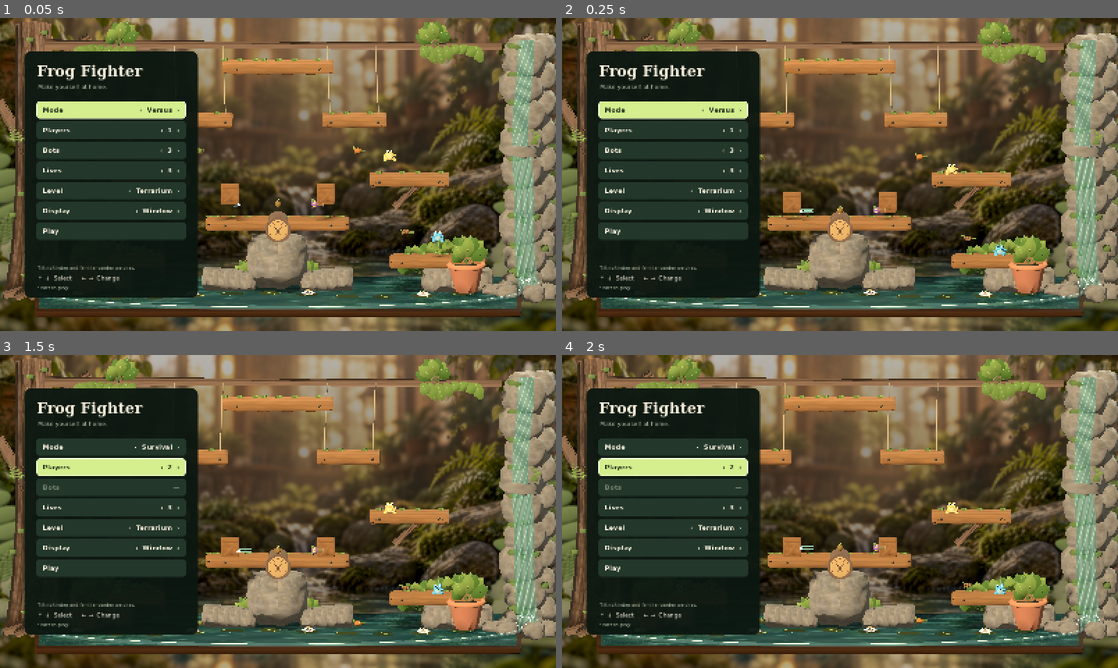
Above: before the commit, frames 1-4 (two rows, left to right).
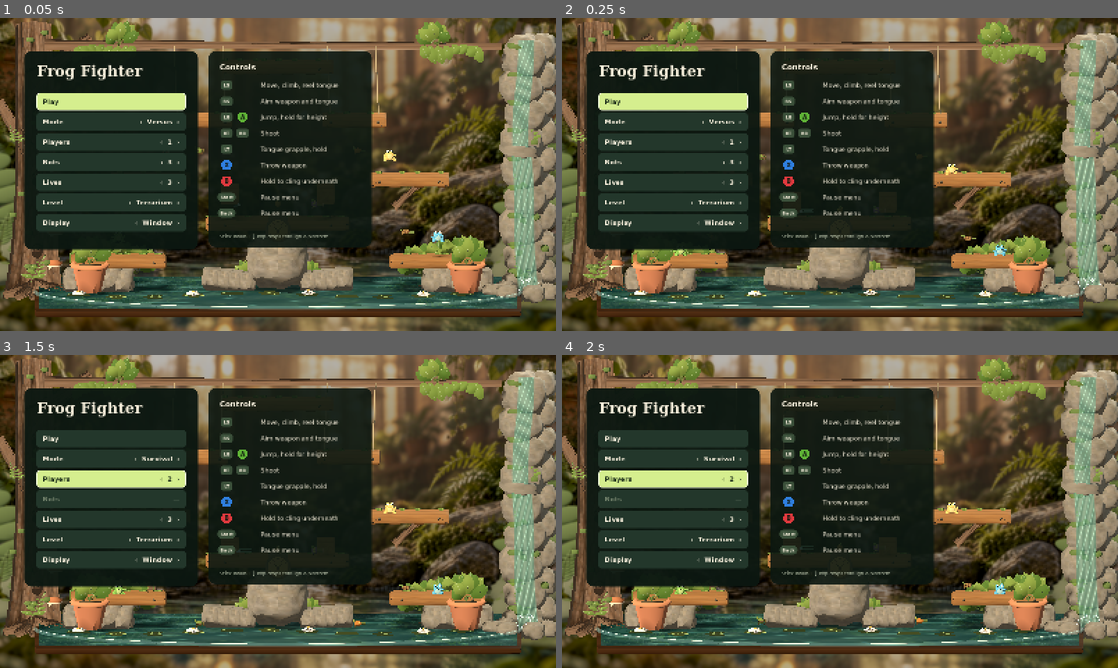
Above: after the commit, the same moments.

Repository: joepio/frog-fighter
Game: Godot game, scene res://main.tscn
Two runs of this game, one before a commit and one after it. Both use one fixed random seed, a clock stepped at 60 frames per second and the inputs below. Sound files missing from this copy of the repository are replaced by a short silence.
Inputs:
- Up to frame 1 (0.05 s): no input
- Up to frame 2 (0.25 s): no input
- Up to frame 3 (1.5 s): click "Mode" at 0.5 s; click "Players" at 1.25 s
- Up to frame 4 (2 s): no input

The runs differ from the first frame. In frame 1, 27% of the frame differs, in the area x 4-67%, y 10-90%; in frame 2, 27%; in frame 3, 28%; in frame 4, 28%.

Commit message:
Pause menu: title, round actions on top, controller legend
The menu now shows only the Frog Fighter title and its settings. Resume
and New match/Start new round sit at the top; the paused subtitle, arena
description and button hints are gone. A side panel lists what each
controller button does, with Xbox face-button colours.

Co-Authored-By: Claude Opus 5.5 (1M context) <noreply@anthropic.com>
Claude-Session: https://claude.ai/code/session_0111FP7DWgx96tHAyUPaJNjX

Diff:
--- a/src/hud.gd
+++ b/src/hud.gd
@@ -39,19 +39,13 @@
 		return
 	if game.in_menu:
 		if game.bridge.launched_by_daemon:
-			panel(Rect2(470,130,660,650),Color(.045,.09,.065,.96),22)
-			centered("Paused",Vector2(800,190),38,CREAM,serif)
-			centered("Map, mode and lives apply to the next round",Vector2(800,224),17,MUTED)
-			centered(game.Simulation.Arenas.DESCRIPTIONS[game.selected_arena],Vector2(800,668),14,MUTED)
-			centered("↑ ↓ Select    ← → Change    A Confirm",Vector2(800,712),18,CREAM)
-			centered("Start resumes    •    Back opens Game Room",Vector2(800,746),16,MUTED)
+			panel(Rect2(250,140,600,560),Color(.045,.09,.065,.96),22)
+			centered("Frog Fighter",Vector2(550,210),40,CREAM,serif)
+			draw_controls(Vector2(880,140))
 			return
-		panel(Rect2(70,95,500,710),Color(.045,.09,.065,.96),22)
+		panel(Rect2(70,95,500,165+(action_rows()+6)*58),Color(.045,.09,.065,.96),22)
 		text("Frog Fighter",Vector2(106,168),43,CREAM,serif)
-		text("Paused" if game.paused_local else "Make yourself at home.",Vector2(109,204),17,MUTED)
-		text(game.Simulation.Arenas.DESCRIPTIONS[game.selected_arena],Vector2(109,723),13,MUTED)
-		text("↑ ↓  Select     ← →  Change",Vector2(109,754),17,CREAM)
-		text("Start / Esc resume" if game.paused_local else "Start to play",Vector2(109,781),14,MUTED)
+		draw_controls(Vector2(600,95))
 		return
 	var count:int=s.frogs.size()
 	for i in range(count):
@@ -99,8 +93,49 @@
 	if game.celebrating:
 		centered(game.last_result,Vector2(800,166),36,CREAM,bold)
 
+# Xbox face-button colours; shoulders, triggers and sticks stay neutral.
+const BUTTON_COLORS={"A":Color("5fb336"),"B":Color("e0393e"),"X":Color("2f7fdf"),"Y":Color("f2c12e")}
+
+func control_glyph(label:String,center:Vector2)->void:
+	if BUTTON_COLORS.has(label):
+		draw_circle(center,15,BUTTON_COLORS[label])
+		centered(label,center+Vector2(0,6),16,Color("10180f"),bold)
+		return
+	var w:float=maxf(34,bold.get_string_size(label,HORIZONTAL_ALIGNMENT_LEFT,-1,13).x+16)
+	panel(Rect2(center.x-w*.5,center.y-13,w,26),Color("3b503a"),8 if label.length()<3 else 13)
+	centered(label,center+Vector2(0,5),13,CREAM,bold)
+
+func draw_controls(origin:Vector2)->void:
+	var rows:Array=[
+		[["LS"],"Move, climb, reel tongue"],
+		[["RS"],"Aim weapon and tongue"],
+		[["LB","A"],"Jump, hold for height"],
+		[["RT","RB"],"Shoot"],
+		[["LT"],"Tongue grapple, hold"],
+		[["X"],"Throw weapon"],
+		[["B"],"Hold to cling underneath"],
+		[["Start"],"Pause menu"],
+		[["Back"],"Game Room" if game.bridge.launched_by_daemon else "Pause menu"],
+	]
+	var height:float=150+rows.size()*46
+	panel(Rect2(origin,Vector2(470,height)),Color(.045,.09,.065,.9),22)
+	text("Controls",origin+Vector2(32,54),22,CREAM,bold)
+	for i in rows.size():
+		var y:float=origin.y+98+i*46
+		var glyphs:Array=rows[i][0]
+		for j in glyphs.size():control_glyph(glyphs[j],Vector2(origin.x+52+j*46,y))
+		text(rows[i][1],Vector2(origin.x+150,y+7),18,CREAM)
+	text("Stick down + jump drops through a platform",Vector2(origin.x+32,origin.y+height-26),14,MUTED)
+
+func action_rows()->int:
+	return 2 if game.paused_local else 1
+
+# Settings come after Resume/New match (or Play) so round actions stay on top.
+func setting_of(row:int)->int:
+	return row-action_rows()
+
 func row_enabled(row:int)->bool:
-	return row!=2 or (game.selected_mode=="versus" and game.human_count<4)
+	return setting_of(row)!=2 or (game.selected_mode=="versus" and game.human_count<4)
 
 func menu_move(direction:Vector2i)->void:
 	if not game.in_menu:return
@@ -109,18 +144,18 @@
 		elif direction.x!=0:game.managed_menu_change(menu_row,direction.x)
 		return
 	if direction.y!=0:
-		var count:int=8 if game.paused_local else 7
+		var count:int=action_rows()+6
 		menu_row=posmod(menu_row+direction.y,count)
 		if not row_enabled(menu_row):menu_row=posmod(menu_row+direction.y,count)
 		make_menu()
-	elif direction.x!=0 and menu_row<6:cycle_value(direction.x)
+	elif direction.x!=0 and setting_of(menu_row)>=0:cycle_value(direction.x)
 
 func cycle_value(direction:int)->void:
-	match menu_row:
+	match setting_of(menu_row):
 		0:game.select_mode("survival" if game.selected_mode=="versus" else "versus")
 		1:game.set_players(posmod(game.human_count-1+direction,4)+1)
 		2:
-			if not row_enabled(2):return
+			if not row_enabled(menu_row):return
 			var minimum:int=1 if game.human_count==1 else 0
 			var count:int=5-game.human_count-minimum
 			game.set_bots(minimum+posmod(game.bot_count-minimum+direction,count))
@@ -136,8 +171,8 @@
 		game.managed_menu_action(row)
 		return
 	menu_row=row
-	if row<6:cycle_value(1)
-	elif row==6 and game.paused_local:game.resume_local()
+	if setting_of(row)>=0:cycle_value(1)
+	elif row==0 and game.paused_local:game.resume_local()
 	else:game.start_local()
 
 func menu_input(event:InputEvent)->bool:
@@ -145,7 +180,7 @@
 	var released:=false
 	if event is InputEventKey:
 		if event.keycode in [KEY_ENTER,KEY_SPACE]:
-			if event.pressed and not event.echo and menu_row>=6:activate_row(menu_row)
+			if event.pressed and not event.echo and setting_of(menu_row)<0:activate_row(menu_row)
 			return true
 		direction={KEY_UP:Vector2i.UP,KEY_DOWN:Vector2i.DOWN,KEY_LEFT:Vector2i.LEFT,KEY_RIGHT:Vector2i.RIGHT}.get(event.keycode,Vector2i.ZERO)
 		if direction==Vector2i.ZERO:return false
@@ -153,7 +188,7 @@
 		released=not event.pressed
 	elif event is InputEventJoypadButton:
 		if event.button_index==JOY_BUTTON_A:
-			if event.pressed and menu_row>=6:activate_row(menu_row)
+			if event.pressed and setting_of(menu_row)<0:activate_row(menu_row)
 			return true
 		direction={JOY_BUTTON_DPAD_UP:Vector2i.UP,JOY_BUTTON_DPAD_DOWN:Vector2i.DOWN,JOY_BUTTON_DPAD_LEFT:Vector2i.LEFT,JOY_BUTTON_DPAD_RIGHT:Vector2i.RIGHT}.get(event.button_index,Vector2i.ZERO)
 		if direction==Vector2i.ZERO:return false
@@ -187,11 +222,11 @@
 	menu=Control.new();menu.set_anchors_and_offsets_preset(Control.PRESET_FULL_RECT);menu.mouse_filter=Control.MOUSE_FILTER_IGNORE;add_child(menu)
 	if game.bridge.launched_by_daemon:
 		menu_row=clampi(menu_row,0,5)
-		var labels:Array=["Resume","Map","Mode","Lives","Start new round","Back to Game Room"]
-		var values:Array=["",game.Simulation.Arenas.NAMES[game.selected_arena],game.selected_mode.capitalize(),str(game.round_lives),"",""]
+		var labels:Array=["Resume","Start new round","Map","Mode","Lives","Back to Game Room"]
+		var values:Array=["","",game.Simulation.Arenas.NAMES[game.selected_arena],game.selected_mode.capitalize(),str(game.round_lives),""]
 		for row in 6:
-			var button:=Button.new();button.position=Vector2(505,250+row*64);button.size=Vector2(590,55)
-			button.set_meta("menu_key",["resume","arena","mode","lives","restart","lobby"][row])
+			var button:=Button.new();button.position=Vector2(285,256+row*64);button.size=Vector2(530,55)
+			button.set_meta("menu_key",["resume","restart","arena","mode","lives","lobby"][row])
 			button.text=labels[row]+("    ‹  "+values[row]+"  ›" if not values[row].is_empty() else "")
 			button.focus_mode=Control.FOCUS_NONE
 			button.add_theme_font_override("font",bold);button.add_theme_font_size_override("font_size",24)
@@ -201,16 +236,19 @@
 			button.pressed.connect(func():activate_row(row));menu.add_child(button)
 		queue_redraw()
 		return
-	menu_row=clampi(menu_row,0,7 if game.paused_local else 6)
-	if not row_enabled(menu_row):menu_row=3
-	var labels:Array=["Mode","Players","Bots","Lives","Level","Display","Resume" if game.paused_local else "Play"]
-	var values:Array=[game.selected_mode.capitalize(),str(game.human_count),str(game.bot_count) if game.selected_mode=="versus" else "—",str(game.round_lives),game.Simulation.Arenas.NAMES[game.selected_arena],"Full screen" if game.fullscreen else "Window",""]
-	if game.paused_local:labels.append("New match");values.append("")
+	menu_row=clampi(menu_row,0,action_rows()+5)
+	if not row_enabled(menu_row):menu_row=action_rows()+3
+	var labels:Array=["Resume","New match"] if game.paused_local else ["Play"]
+	var values:Array=["",""] if game.paused_local else [""]
+	var keys:Array=["start","restart"] if game.paused_local else ["start"]
+	labels.append_array(["Mode","Players","Bots","Lives","Level","Display"])
+	values.append_array([game.selected_mode.capitalize(),str(game.human_count),str(game.bot_count) if game.selected_mode=="versus" else "—",str(game.round_lives),game.Simulation.Arenas.NAMES[game.selected_arena],"Full screen" if game.fullscreen else "Window"])
+	keys.append_array(["mode","players","bots","lives","arena","display"])
 	for row in range(labels.size()):
 		var selected:bool=row==menu_row
 		var enabled:bool=row_enabled(row)
-		var b:=Button.new();b.position=Vector2(105,239+row*58);b.size=Vector2(430,51);b.focus_mode=Control.FOCUS_NONE
-		b.set_meta("menu_key",["mode","players","bots","lives","arena","display","start","restart"][row])
+		var b:=Button.new();b.position=Vector2(105,215+row*58);b.size=Vector2(430,51);b.focus_mode=Control.FOCUS_NONE
+		b.set_meta("menu_key",keys[row])
 		b.disabled=not enabled
 		for state in ["normal","hover","pressed","disabled"]:
 			var style:=StyleBoxFlat.new();style.set_corner_radius_all(9)
@@ -222,7 +260,7 @@
 		var label:=Label.new();label.position=Vector2(18,14);label.text=labels[row];label.add_theme_font_override("font",bold);label.add_theme_font_size_override("font_size",19)
 		label.add_theme_color_override("font_color",Color("20311c") if selected else (CREAM if enabled else Color("72816b")));label.mouse_filter=Control.MOUSE_FILTER_IGNORE;b.add_child(label)
 		var value:=Label.new();value.position=Vector2(190,14);value.size=Vector2(222,27);value.horizontal_alignment=HORIZONTAL_ALIGNMENT_RIGHT
-		value.text=("‹  "+values[row]+"  ›") if row<6 and enabled else values[row]
+		value.text=("‹  "+values[row]+"  ›") if setting_of(row)>=0 and enabled else values[row]
 		value.add_theme_font_override("font",bold);value.add_theme_font_size_override("font_size",19);value.add_theme_color_override("font_color",Color("20311c") if selected else (CREAM if enabled else Color("72816b")));value.mouse_filter=Control.MOUSE_FILTER_IGNORE;b.add_child(value)
 	queue_redraw()
 
--- a/src/main.gd
+++ b/src/main.gd
@@ -144,7 +144,7 @@
 
 func show_menu()->void:
 	paused_local=false;in_menu=true;running=false;roster=local_roster(true)
-	new_round();sim.countdown=0;hud.make_menu()
+	new_round();sim.countdown=0;hud.menu_row=0;hud.make_menu()
 	for p in sim.frogs:p.invincible=0.0
 
 func toggle_menu()->void:
@@ -154,7 +154,7 @@
 	else:
 		paused_local=true;in_menu=true
 		hud.held_direction=Vector2i.ZERO
-		if bridge.launched_by_daemon:hud.menu_row=0
+		hud.menu_row=0
 		hud.make_menu()
 
 func resume_local()->void:
@@ -367,8 +367,8 @@
 	if not in_menu or restart_pending or not running or bridge.phase!="running":return
 	match row:
 		0:resume_local()
-		1,2,3:managed_menu_change(row,1)
-		4:
+		2,3,4:managed_menu_change(row,1)
+		1:
 			# Changing mode only adjusts our generated solo opponent. Host seats
 			# and controller tokens always remain authoritative.
 			roster=roster.filter(func(p):return p.id!="frog-fighter-solo-bot")
@@ -382,11 +382,11 @@
 func managed_menu_change(row:int,direction:int)->void:
 	if not in_menu or restart_pending:return
 	match row:
-		1:
+		2:
 			var arenas:Array=Simulation.Arenas.IDS+["cycle"]
 			setting_changed("arena",arenas[posmod(arenas.find(selected_arena)+direction,arenas.size())])
-		2:setting_changed("mode","survival" if selected_mode=="versus" else "versus")
-		3:setting_changed("lives",posmod(round_lives-1+direction,9)+1)
+		3:setting_changed("mode","survival" if selected_mode=="versus" else "versus")
+		4:setting_changed("lives",posmod(round_lives-1+direction,9)+1)
 	hud.make_menu()
 
 func finish_managed_round()->void:
--- a/tests/managed_play.gd
+++ b/tests/managed_play.gd
@@ -53,6 +53,7 @@
 	frame(0);frame(128);check(not game.in_menu and not game.paused_local,"Fresh Start resumes same match")
 	frame(0);frame(128);frame(0);frame(8192)
 	check(game.hud.menu_row==1,"Host D-pad navigates managed menu")
+	frame(0);frame(8192);check(game.hud.menu_row==2,"Map row sits below the round actions")
 	var old:RefCounted=game.sim
 	tap(32768)
 	check(game.selected_arena=="vineway" and game.settings.values.arena=="vineway","Host D-pad right changes selected map")
@@ -74,8 +75,8 @@
 	check(not game.in_menu and not game.paused_local and game.hud.menu==null,"Held navigation and delayed rebuild cannot resurrect closed menu")
 	await capture("-resumed")
 	tap(128)
-	for i in 4:tap(8192)
-	check(game.hud.menu_row==4,"D-pad reaches Start new round")
+	tap(8192)
+	check(game.hud.menu_row==1,"Start new round sits directly under Resume")
 	tap(1)
 	check(game.hud.menu==null,"New round immediately removes all menu controls")
 	await settle()
@@ -88,11 +89,11 @@
 		check(game.hud.menu==null and not game.in_menu,"Repeated Resume has no orphan controls")
 	for i in 3:
 		tap(128)
-		for row in 4:tap(8192)
+		tap(8192)
 		old=game.sim;tap(1);await settle()
 		check(game.sim!=old and not game.paused_local and game.hud.menu==null,"Repeated New round closes and resumes reliably")
 	# Host pause can interrupt an unfinished map build without a delayed restart.
-	tap(128);game.setting_changed("arena","grotto");game.hud.menu_row=4
+	tap(128);game.setting_changed("arena","grotto");game.hud.menu_row=1
 	old=game.sim;tap(1)
 	check(game.restart_pending and game.preparing,"Cold map starts an incremental transition")
 	game.bridge.phase="paused";game.pause_managed("solo");await settle()
--- a/tests/menu.gd
+++ b/tests/menu.gd
@@ -61,7 +61,7 @@
 	var control:Button=null
 	for item in game.hud.menu.get_children():
 		if item.get_meta("menu_key","")=="players":control=item
-	game.hud.menu_row=1
+	game.hud.menu_row=2
 	var right:=InputEventJoypadButton.new();right.button_index=JOY_BUTTON_DPAD_RIGHT;right.pressed=true
 	root.push_input(right,true);right.pressed=false;root.push_input(right,true)
 	check(game.human_count==3,"D-pad right changes player count immediately without A")
@@ -69,9 +69,9 @@
 	check(game.human_count==4 and game.bot_count==0,"Visible player selector updates team size and bot capacity")
 	var down:=InputEventJoypadMotion.new();down.axis=JOY_AXIS_LEFT_Y;down.axis_value=.9
 	root.push_input(down,true)
-	check(game.hud.menu_row==3,"Stick down skips unavailable bots row")
+	check(game.hud.menu_row==4,"Stick down skips unavailable bots row")
 	root.push_input(down,true)
-	check(game.hud.menu_row==3,"Repeated axis events do not skip multiple rows")
+	check(game.hud.menu_row==4,"Repeated axis events do not skip multiple rows")
 	down.axis_value=0;root.push_input(down,true)
 	game.start_local()
 	game.bridge.launched_by_daemon=true
@@ -85,7 +85,7 @@
 	game.bridge.launched_by_daemon=false
 	var a:Vector2=game.world.screen_point(Vector2(-5,5));var b:Vector2=game.world.screen_point(Vector2(5,5))
 	check(b.x>a.x,"Camera keeps rightward movement screen-right")
-	game.show_menu();game.set_arena("terrarium");game.hud.menu_row=4
+	game.show_menu();game.set_arena("terrarium");game.hud.menu_row=5
 	game.hud.menu_move(Vector2i.RIGHT)
 	check(game.selected_arena=="vineway","Level row cycles directly with right")
 	game.load_settings();check(game.selected_arena=="vineway","Arena selection is saved")
